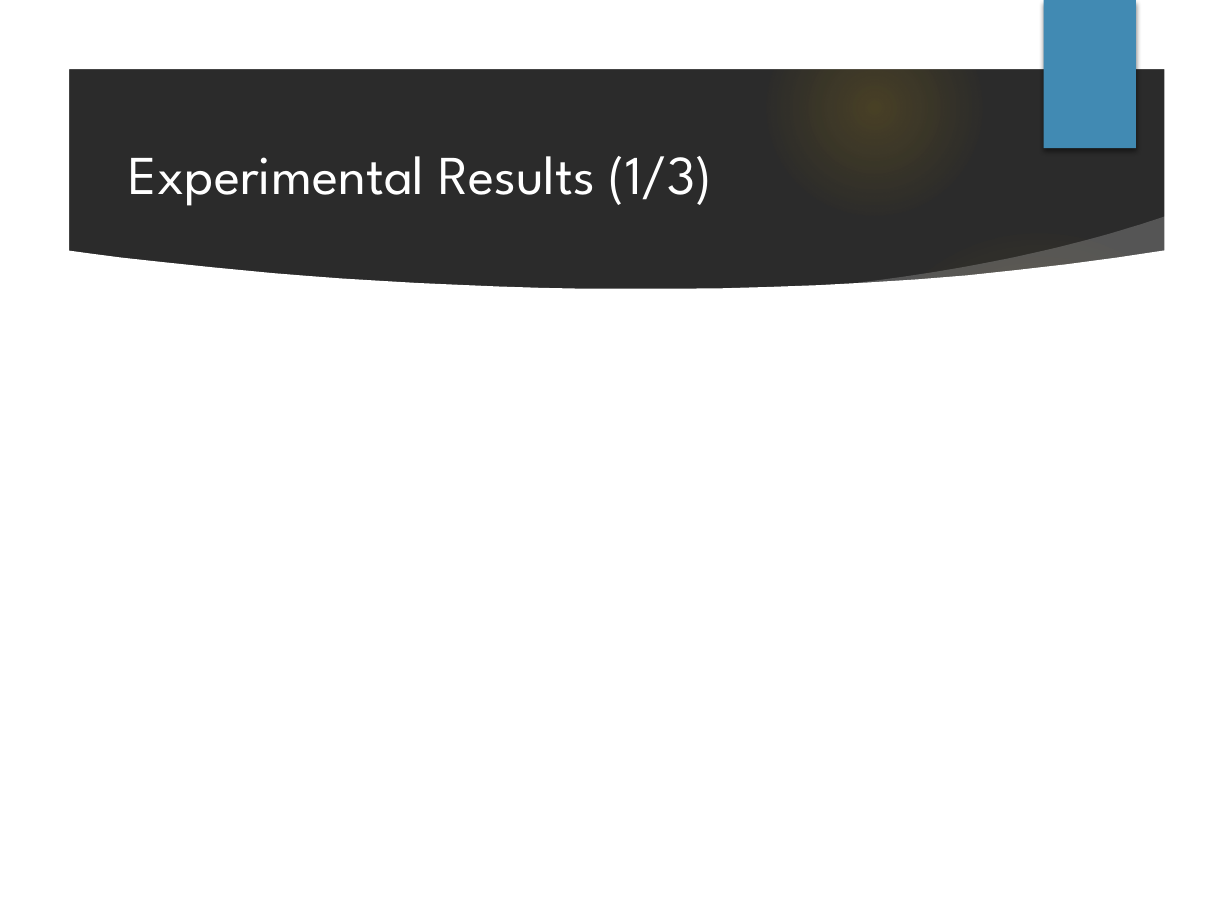
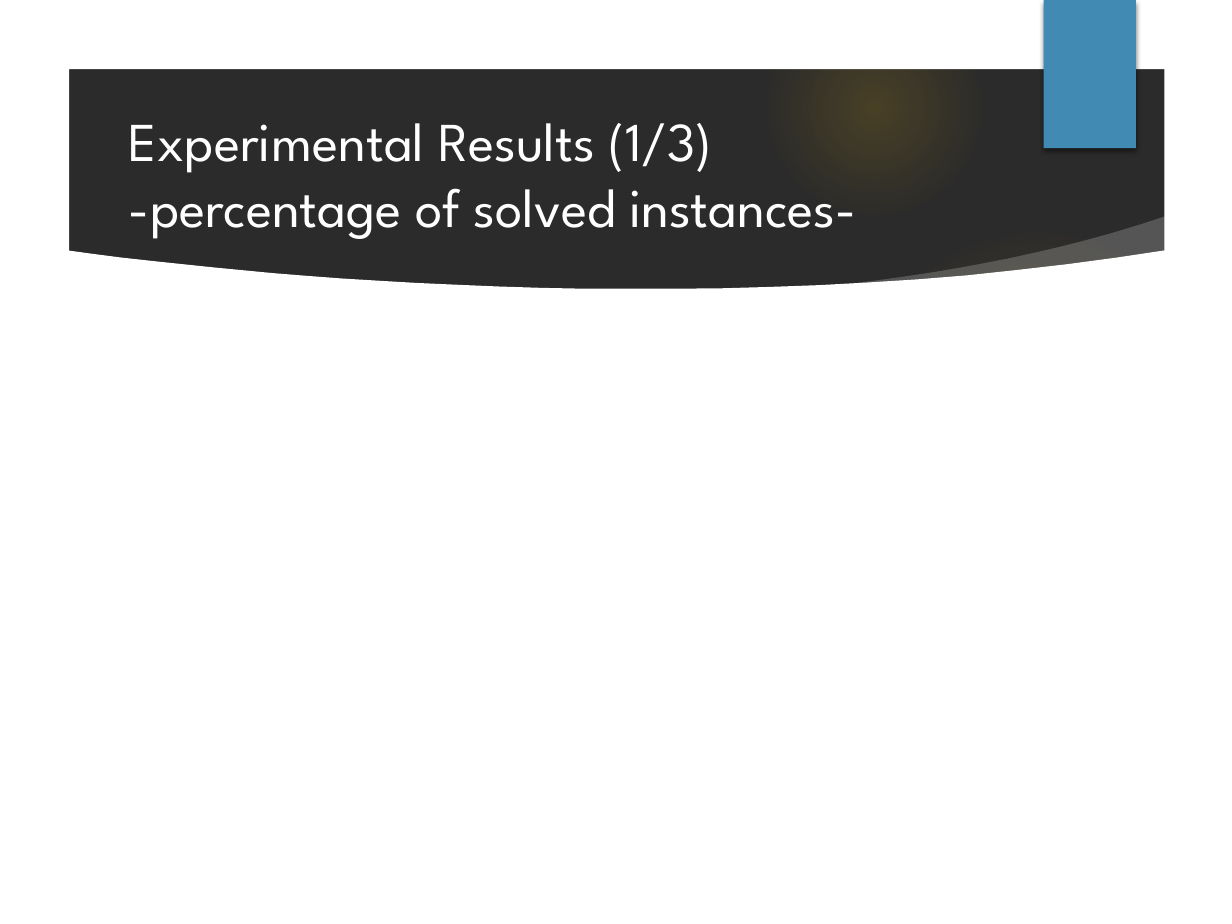
Before and after one commit to Masukane/slides, a slide deck: slide 10 of masukaneICIIC2018.pptm (slide 13 before the commit). Drawn at 1232x924 pixels with LibreOffice and Linux fonts; fonts in the diff are those of the drawing; grey boxes stand for pictures; background and template pictures are left out; a plain dark background stands for a picture behind light text. Boxes give left, top, right and bottom in pixels: in the first picture for what was removed or moved away, otherwise in the second. Text is boxed around its words. In the diff, an @@ line names an element or a change of style, - is before the commit and + after.

```diff
--- a/masukaneICIIC2018.pptm
+++ b/masukaneICIIC2018.pptm
@@ title at [129,123,857,239]: text changed @@
-Experimental Results (1/3)
+Experimental Results (1/3)
+-percentage of solved instances-
```
Also in this commit, not shown: 4 other slides changed, 1 slide added, 4 slides removed.
